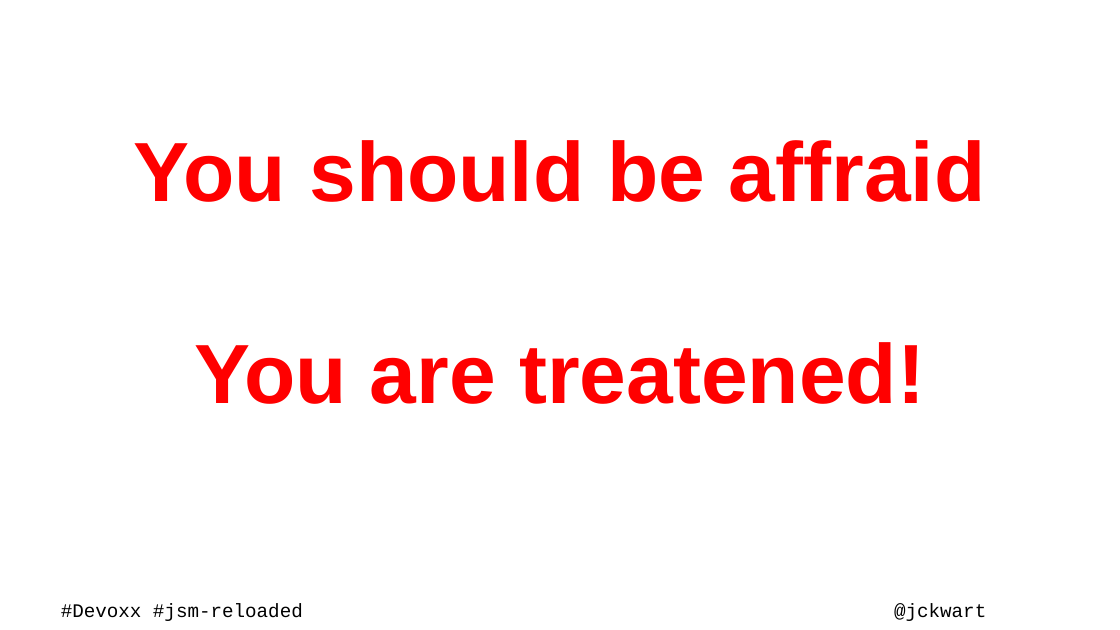
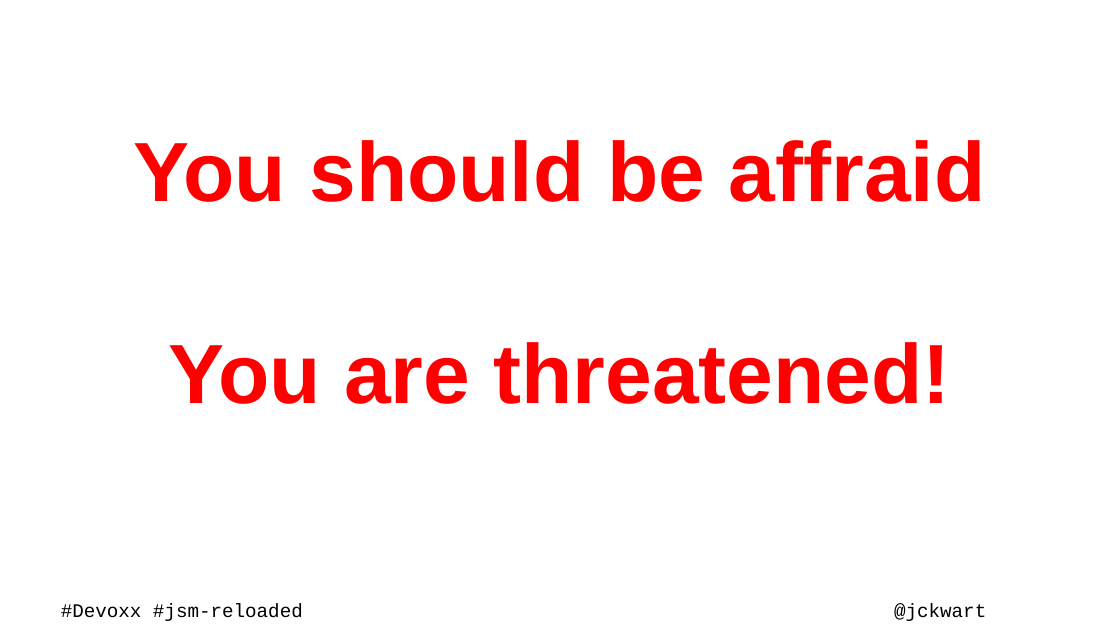
Before and after one commit to kwart/presentations, a slide deck: slide 5 of sec-man-reloaded.odp. Drawn at 1120x630 pixels with LibreOffice and Linux fonts; fonts in the diff are those of the drawing; background and template pictures are left out. Boxes give left, top, right and bottom in pixels: in the first picture for what was removed or moved away, otherwise in the second. Text is boxed around its words. In the diff, an @@ line names an element or a change of style, - is before the commit and + after.

Commit message:
typo fix

```diff
--- a/sec-man-reloaded.odp
+++ b/sec-man-reloaded.odp
@@ subtitle at [169,342,951,404]: text changed @@
-You are treatened!
+You are threatened!
```
